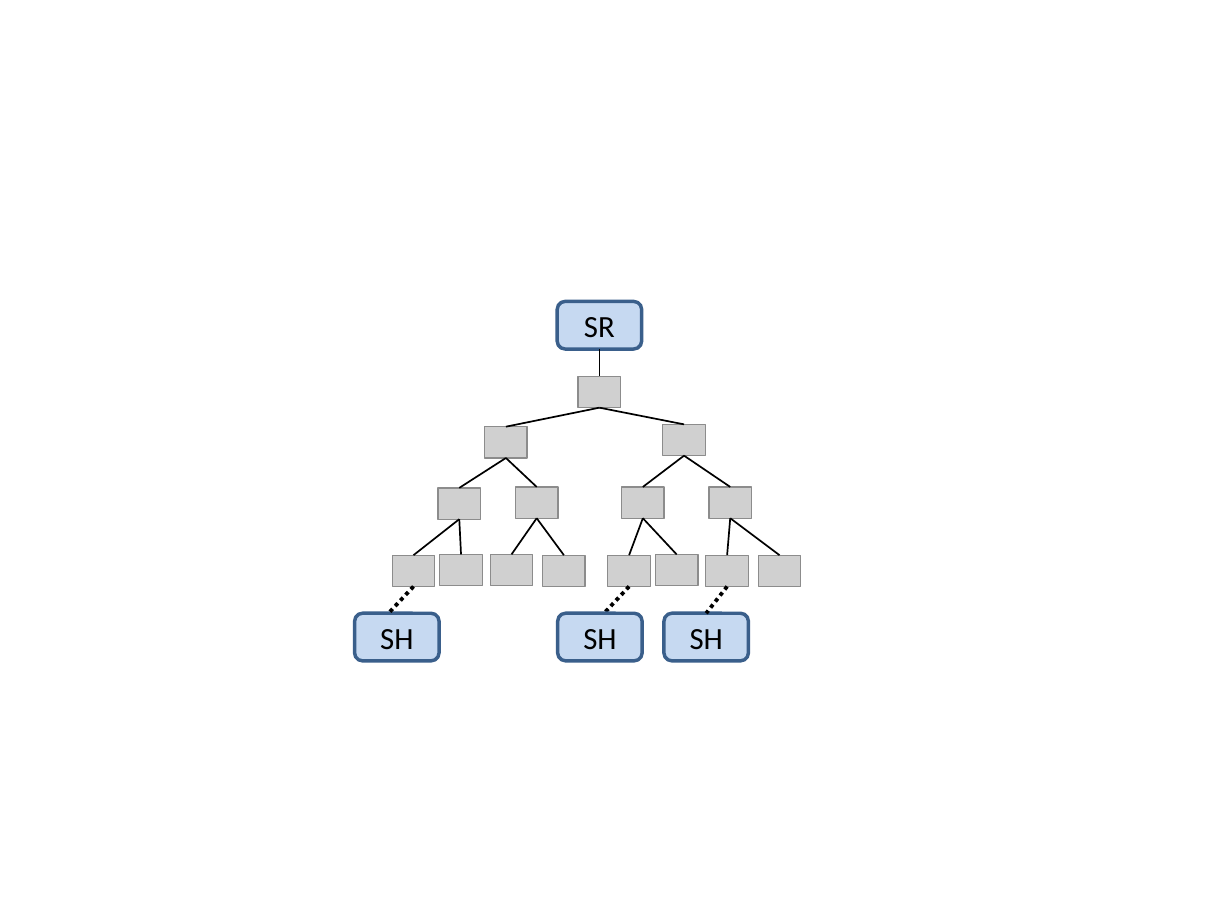
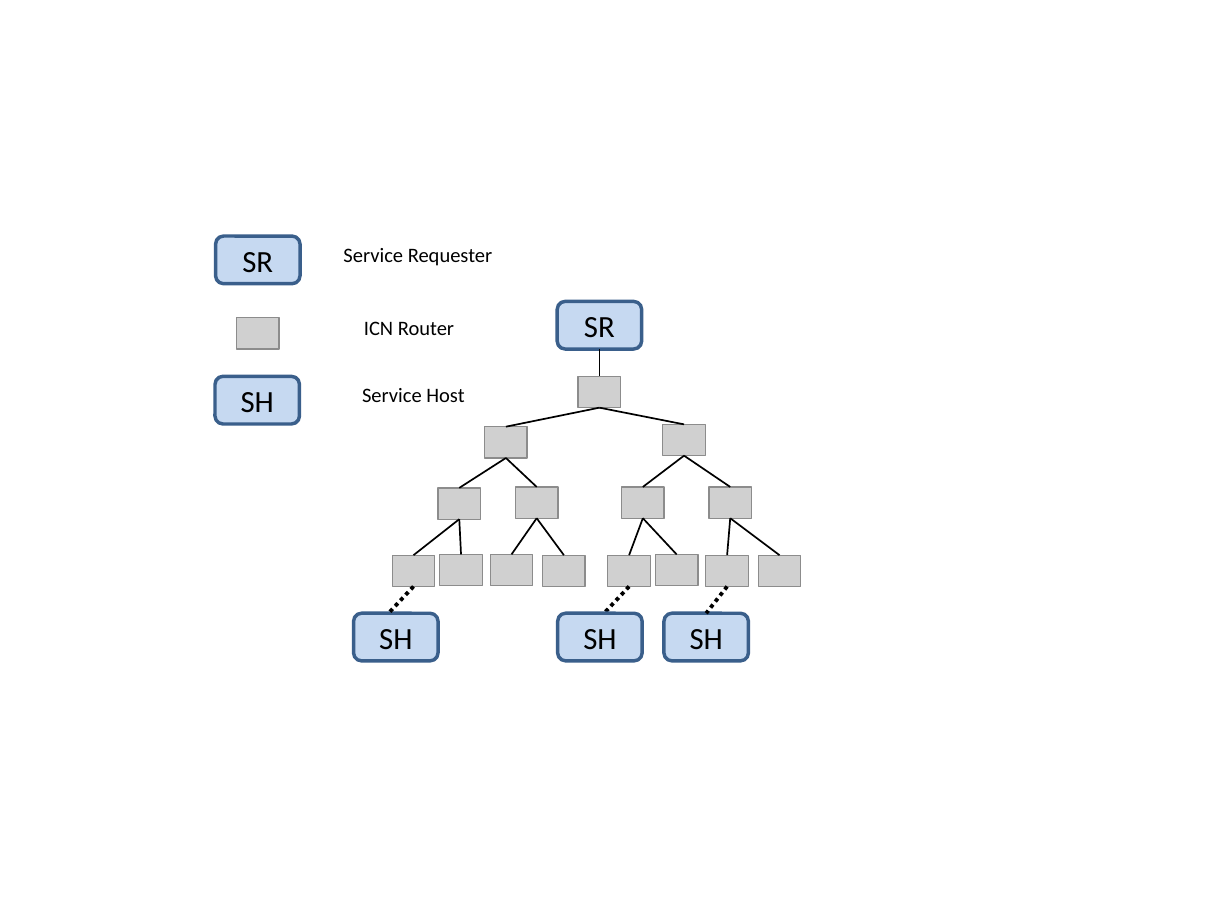
Before and after one commit to sugangli/ICN2015, a slide deck: slide 8 of figure/paper_drawing.pptx. Drawn at 1232x924 pixels with LibreOffice and Linux fonts; fonts in the diff are those of the drawing; grey boxes stand for pictures. Boxes give left, top, right and bottom in pixels: in the first picture for what was removed or moved away, otherwise in the second. Text is boxed around its words. In the diff, an @@ line names an element or a change of style, - is before the commit and + after.

```diff
--- a/figure/paper_drawing.pptx
+++ b/figure/paper_drawing.pptx
@@ rounded rectangle added at (216, 237, 301, 285), fill #C6D9F1, outline #3A5F8C 2 pt, 18 pt, text #000000 @@
+SR
@@ text added at (343, 248, 492, 266), 12 pt, text #000000 @@
+Service Requester
@@ picture added at (237, 318, 280, 349) @@
@@ text added at (364, 321, 454, 335), 12 pt, text #000000 @@
+ICN Router
@@ rounded rectangle added at (216, 377, 301, 425), fill #C6D9F1, outline #3A5F8C 2 pt, 18 pt, text #000000 @@
+SH
@@ text added at (362, 388, 464, 402), 12 pt, text #000000 @@
+Service Host
```
Also in this commit, not shown: 2 other slides changed, 10 other files.
